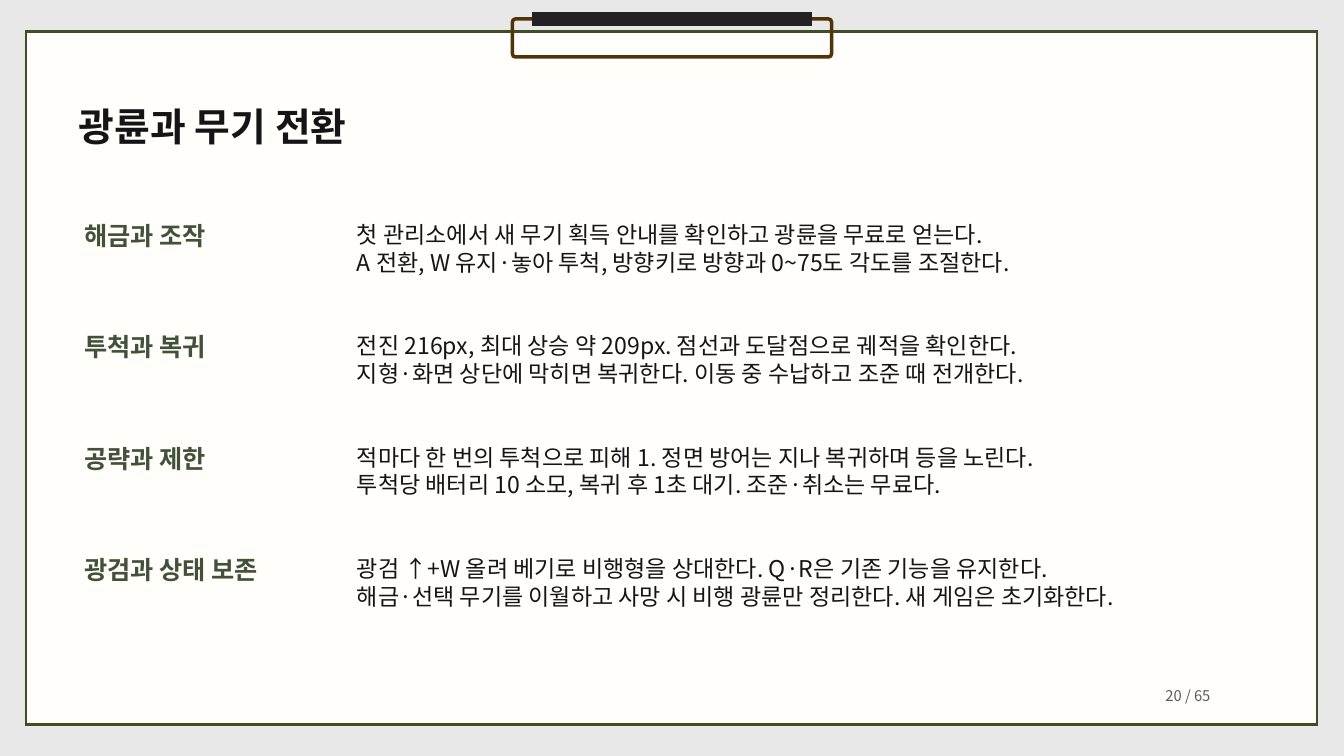
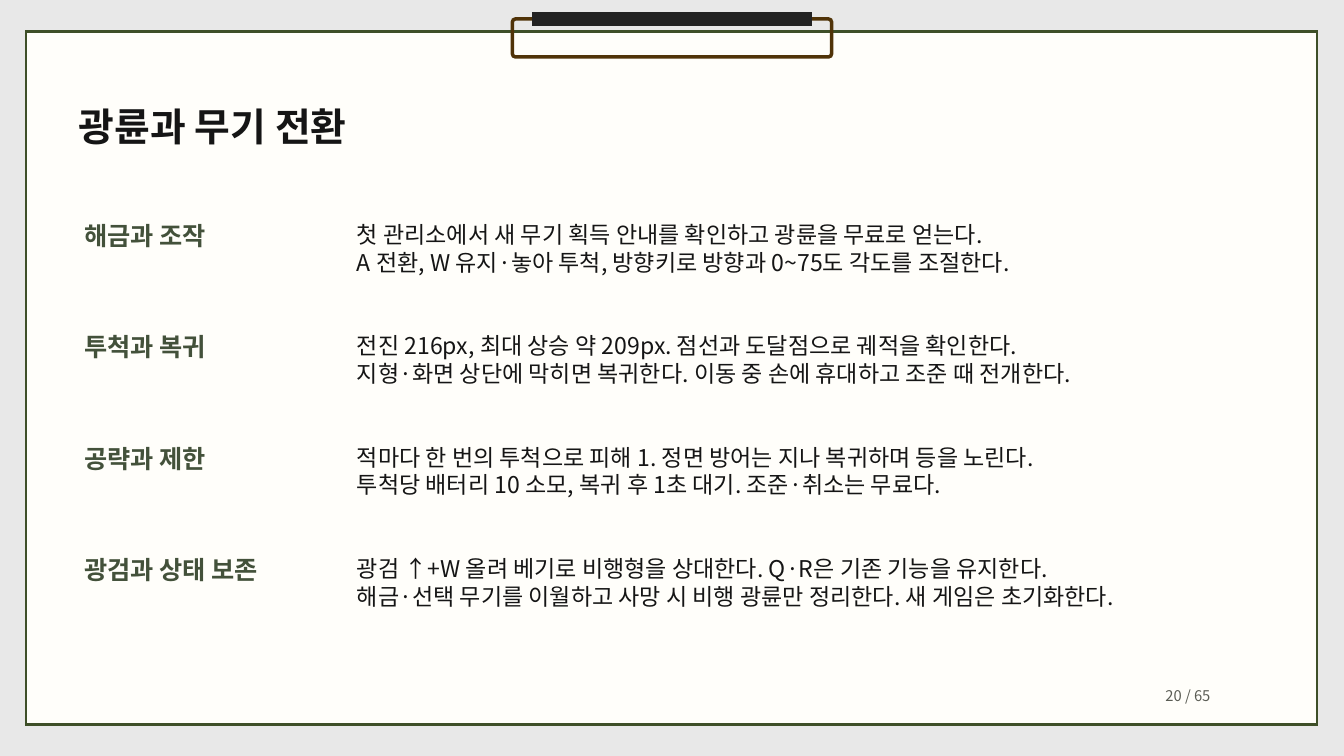
Before and after one commit to dbguswh/2Dgame_project, a slide deck: slide 20 of 2D게임프로그래밍 기획서.pptx. Drawn at 1344x756 pixels with LibreOffice and Linux fonts; fonts in the diff are those of the drawing. Boxes give left, top, right and bottom in pixels: in the first picture for what was removed or moved away, otherwise in the second. Text is boxed around its words. In the diff, an @@ line names an element or a change of style, - is before the commit and + after.

Commit message:
기획서의 병원 규모 진행 화면과 광륜 휴대 설명을 현재 게임에 맞춤

```diff
--- a/2D게임프로그래밍 기획서.pptx
+++ b/2D게임프로그래밍 기획서.pptx
@@ text at <box>357,359,1072,384</box>: text changed @@
-지형·화면 상단에 막히면 복귀한다. 이동 중 수납하고 조준 때 전개한다.
+지형·화면 상단에 막히면 복귀한다. 이동 중 손에 휴대하고 조준 때 전개한다.
```
Also in this commit, not shown: 3 other slides changed, 1 other file.
